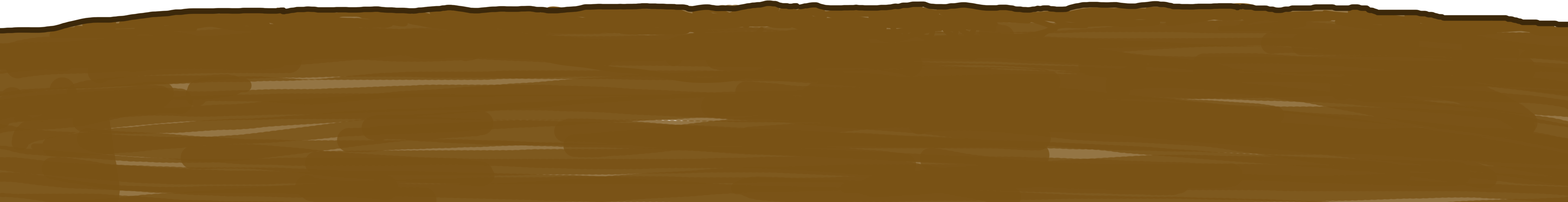
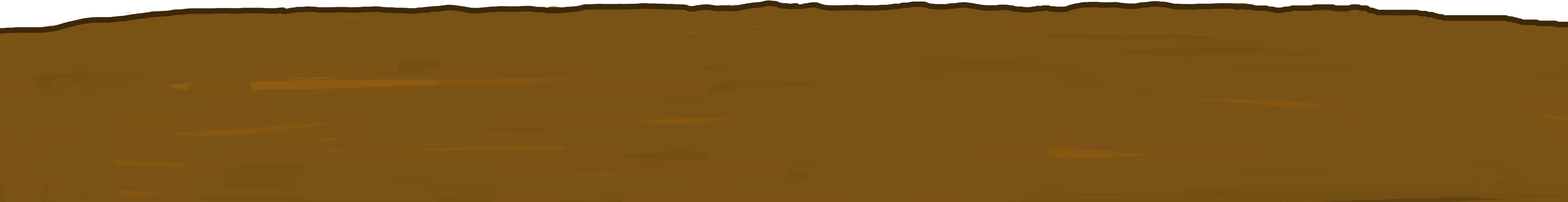
Two versions of the same layered image (1568 × 202). Layer-by-layer changes:
showed "Layer 3" over [0, 6, 1568, 202]
added layer "Layer 5" above "Background" over [0, 6, 1568, 202]
